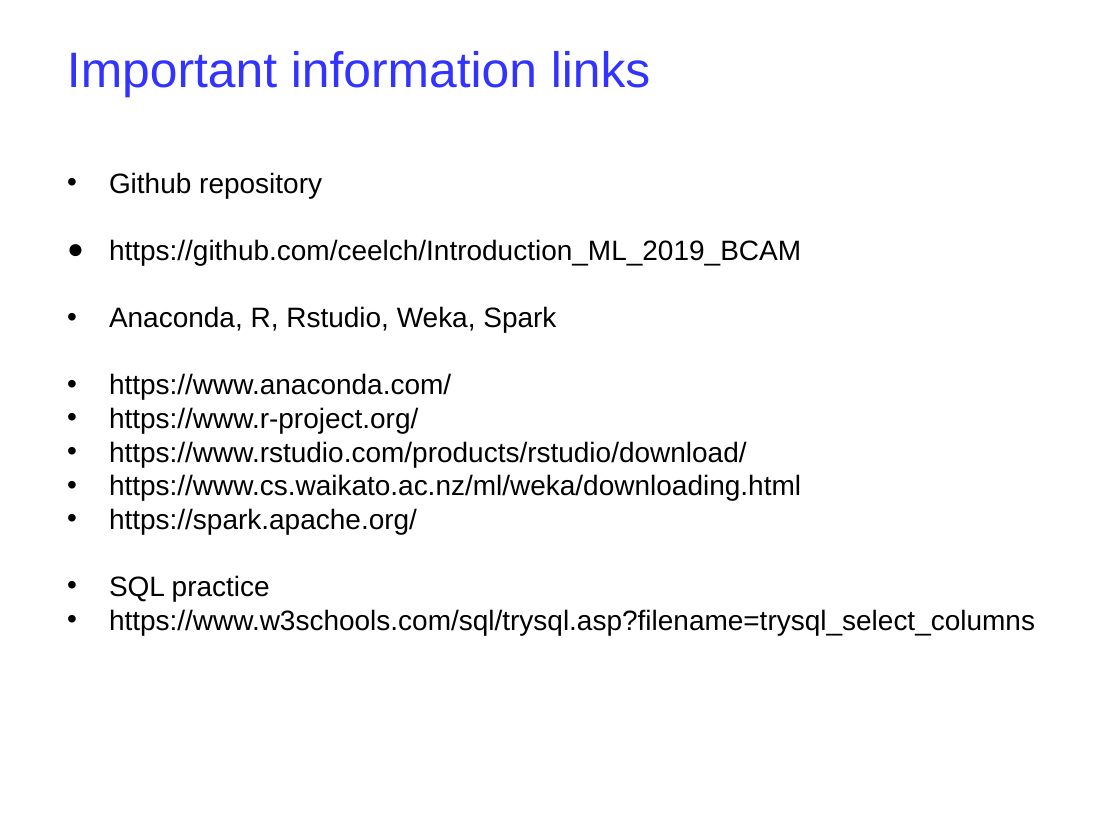
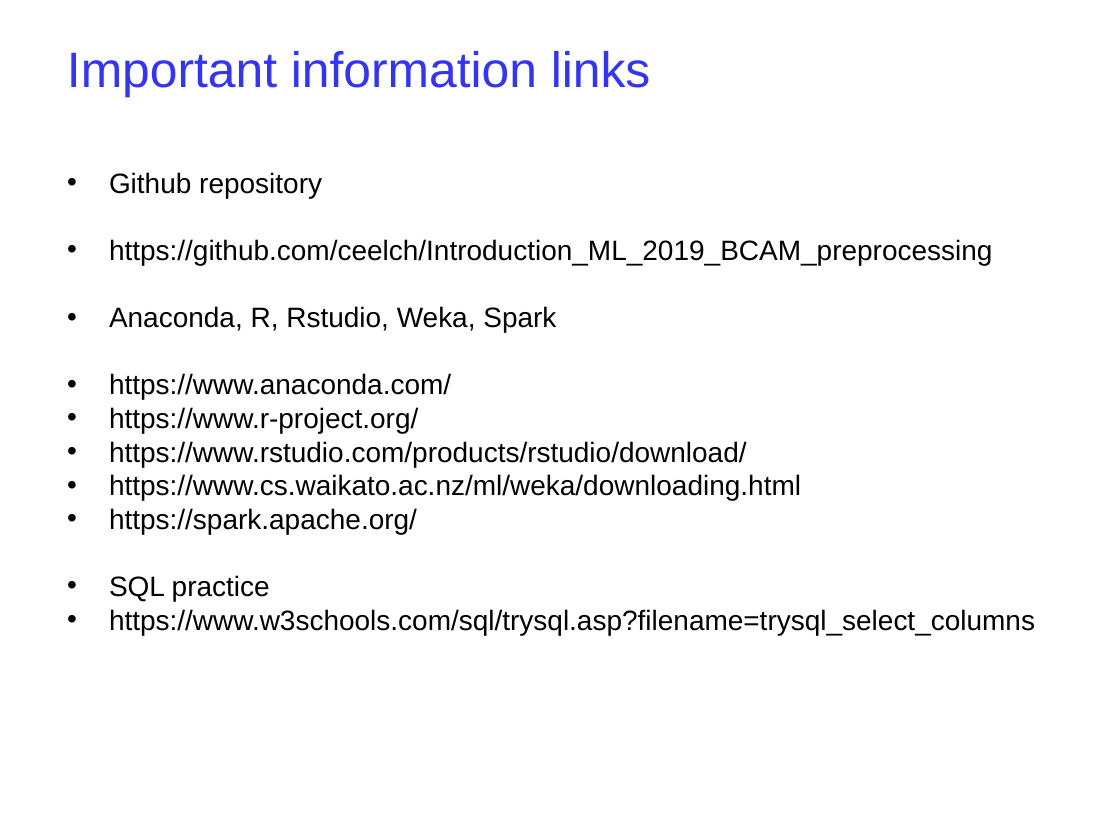
Before and after one commit to ceelch/Introduction_ML_2019_BCAM_preprocessing, a slide deck: slide 12 of Slides/Preprocessing-2019.odp. Drawn at 1120x840 pixels with LibreOffice and Linux fonts; fonts in the diff are those of the drawing; background and template pictures are left out. Boxes give left, top, right and bottom in pixels: in the first picture for what was removed or moved away, otherwise in the second. Text is boxed around its words. In the diff, an @@ line names an element or a change of style, - is before the commit and + after.

```diff
--- a/Slides/Preprocessing-2019.odp
+++ b/Slides/Preprocessing-2019.odp
@@ text at <box>109,239,993,265</box>: text changed @@
-● https://github.com/ceelch/Introduction_ML_2019_BCAM
+• https://github.com/ceelch/Introduction_ML_2019_BCAM_preprocessing
```
Also in this commit, not shown: 2 other slides changed, 1 other file.
